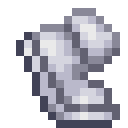
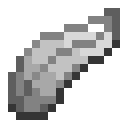
Layer changes from the first w=128, h=128 image to the second:
added layer "charged_water_breathing_charm" above "charged_speed_charm" over box(8, 8, 120, 120)
hid "charged_speed_charm" over box(16, 8, 120, 128)
